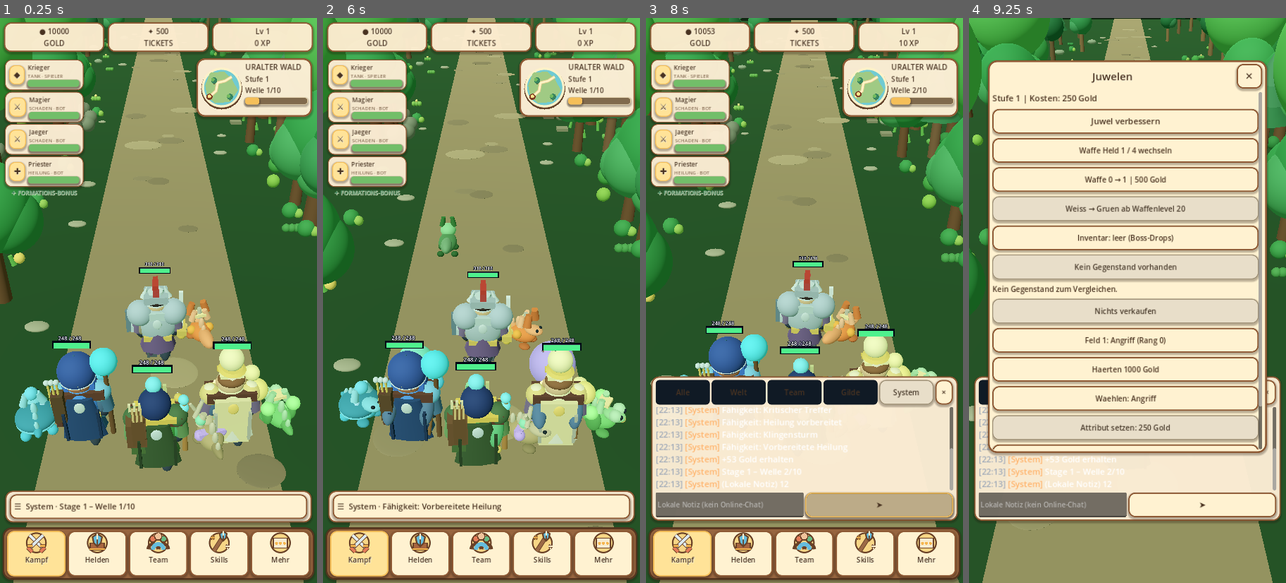
Above: before the commit, frames 1-4 (left to right).
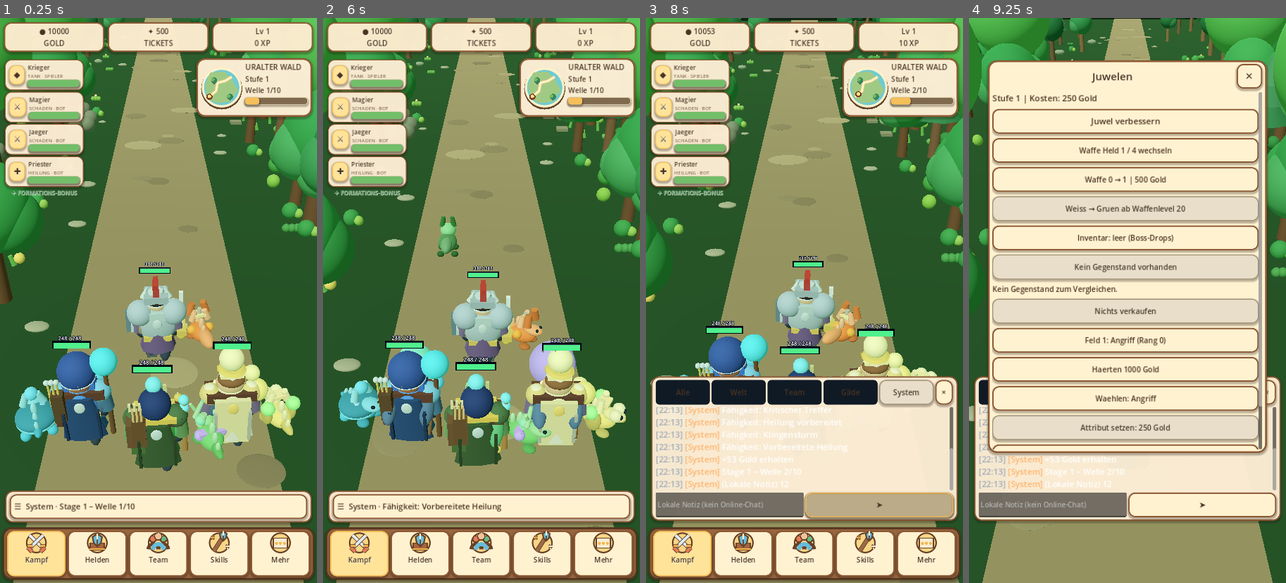
Above: after the commit, the same moments.

Repository: xynewageyx/TitanLegend
Game: Godot game, scene res://scenes/main.tscn
The game is run twice, just before and just after one commit, with the same random seed, the same clock (stepped at 60 frames per second) and the same inputs.
Inputs (mouse positions are in pixels of both pictures, inside the frame that each line leads up to):
- Up to frame 1 (0.25 s): no input
- Up to frame 2 (6 s): click "☰ System · Stage 1 – Welle 1/…" at 0.5 s; click (405, 503) at 1.27 s; type "12" at 1.35 s; click "Welt" at 2 s; click "Alle" at 2.75 s; click "Team" at 3.5 s; click "Gilde" at 4.25 s; click "System" at 5 s; click "×" at 5.75 s
- Up to frame 3 (8 s): click "☰ System · Fähigkeit: Vorbere…" at 6.5 s; click "➤" at 7.25 s
- Up to frame 4 (9.25 s): click (1003, 554) at 8 s; click (1067, 554) at 8.75 s

The runs differ from the first frame. In frame 1, 0.9% of the frame differs, in the area x 59-94%, y 64-79%; in frame 2, 0.9%, in the area x 58-96%, y 65-78%; in frame 3, less than 0.1%; in frame 4, less than 0.1%.

Commit message:
Add five original passive companion species and align ten element palettes

Diff:
--- a/scripts/pet_creature_visuals.gd
+++ b/scripts/pet_creature_visuals.gd
@@ -3,9 +3,9 @@
 # Purely visual: no attacks, collision, timers or damage.
 static func decorate(pet: Node3D, element: int, species: int) -> void:
  var palette: Array[Color] = [
-  Color("#f27d43"), Color("#54bce2"), Color("#ae966d"),
-  Color("#72c46c"), Color("#f3d87b"), Color("#9876cf"),
-  Color("#8ddce0"), Color("#b1e7f0"), Color("#6b9cf0"), Color("#db70bc")
+  Color("#f27d43"), Color("#54bce2"), Color("#72c46c"),
+  Color("#f3d87b"), Color("#9876cf"), Color("#b1e7f0"),
+  Color("#8ddce0"), Color("#6b9cf0"), Color("#ae966d"), Color("#db70bc")
  ]
  var tint: Color = palette[clampi(element, 0, 9)]
  var body: MeshInstance3D = VisualFactory.sphere(pet, 0.33, Vector3(0, 0.43, 0.10), tint)
@@ -26,7 +26,7 @@
   crest.scale = Vector3(0.62, 1.5, 0.60)
  # Distinct animal profiles: fox, turtle, stag, owl and drake families.
  # All anatomy is static geometry; elemental affinity remains passive.
- match clampi(species, 0, 4):
+ match clampi(species, 0, 9):
   0: # Fox: pointed ears, long snout and a full tail.
    for side in [-1.0, 1.0]:
     var ear := VisualFactory.cylinder(pet, 0.38, 0.13, Vector3(side * 0.22, 1.12, -0.19), tint.darkened(0.12))
@@ -62,3 +62,42 @@
    for ridge in range(3):
     var spine := VisualFactory.cylinder(pet, 0.20, 0.09, Vector3(0, 0.89, 0.34 + float(ridge) * 0.19), tint.lightened(0.36))
     spine.rotation.x = -0.30
+
+  5: # Wolf: tall ears, long muzzle and thick tail.
+   for side in [-1.0, 1.0]:
+    var wolf_ear := VisualFactory.cylinder(pet, 0.47, 0.14, Vector3(side * 0.23, 1.13, -0.20), tint.darkened(0.30))
+    wolf_ear.rotation.z = side * 0.16
+   var wolf_muzzle := VisualFactory.sphere(pet, 0.20, Vector3(0, 0.65, -0.52), tint.lightened(0.12))
+   wolf_muzzle.scale = Vector3(0.75, 0.54, 1.35)
+   var wolf_tail := VisualFactory.sphere(pet, 0.24, Vector3(0, 0.60, 0.69), tint.darkened(0.15))
+   wolf_tail.scale = Vector3(0.7, 0.9, 1.7)
+  6: # Golem: broad rocky shoulders and angular crown.
+   var golem_chest := VisualFactory.box(pet, Vector3(0.80, 0.58, 0.65), Vector3(0, 0.52, 0.10), tint.darkened(0.25))
+   for side in [-1.0, 1.0]:
+    VisualFactory.box(pet, Vector3(0.30, 0.40, 0.32), Vector3(side * 0.49, 0.54, 0.10), tint.lightened(0.12))
+   VisualFactory.box(pet, Vector3(0.44, 0.18, 0.33), Vector3(0, 1.04, -0.06), tint.lightened(0.25))
+  7: # Lynx: cheek tufts, high ears and a short tail.
+   for side in [-1.0, 1.0]:
+    var lynx_ear := VisualFactory.cylinder(pet, 0.40, 0.11, Vector3(side * 0.23, 1.13, -0.20), tint.darkened(0.22))
+    lynx_ear.rotation.z = side * 0.22
+    var cheek := VisualFactory.sphere(pet, 0.16, Vector3(side * 0.23, 0.68, -0.33), tint.lightened(0.30))
+    cheek.scale = Vector3(1.2, 0.7, 0.8)
+   var lynx_tail := VisualFactory.sphere(pet, 0.16, Vector3(0, 0.43, 0.57), tint.darkened(0.38))
+   lynx_tail.scale = Vector3(0.9, 0.8, 0.85)
+  8: # Phoenix: raised feather crest, sweeping wings and fan tail.
+   for side in [-1.0, 1.0]:
+    var phoenix_wing := VisualFactory.sphere(pet, 0.34, Vector3(side * 0.48, 0.66, 0.06), tint.lightened(0.22))
+    phoenix_wing.scale = Vector3(1.60, 0.25, 0.86)
+    phoenix_wing.rotation.z = side * 0.35
+   for feather in range(3):
+    var plume := VisualFactory.sphere(pet, 0.13, Vector3((float(feather) - 1.0) * 0.17, 1.14, -0.06), tint.lightened(0.45))
+    plume.scale = Vector3(0.60, 2.0, 0.58)
+    var tail_feather := VisualFactory.sphere(pet, 0.15, Vector3((float(feather) - 1.0) * 0.19, 0.53, 0.76), tint.lightened(0.18))
+    tail_feather.scale = Vector3(0.55, 0.65, 2.10)
+  9: # Serpent: long curved-looking body, hood and raised head.
+   var serpent_body := VisualFactory.sphere(pet, 0.36, Vector3(0, 0.35, 0.24), tint.darkened(0.18))
+   serpent_body.scale = Vector3(1.1, 0.55, 1.65)
+   var serpent_neck := VisualFactory.cylinder(pet, 0.67, 0.20, Vector3(0, 0.81, -0.24), tint)
+   serpent_neck.rotation.x = -0.22
+   var hood := VisualFactory.sphere(pet, 0.31, Vector3(0, 0.95, -0.28), tint.lightened(0.16))
+   hood.scale = Vector3(1.40, 1.08, 0.48)
